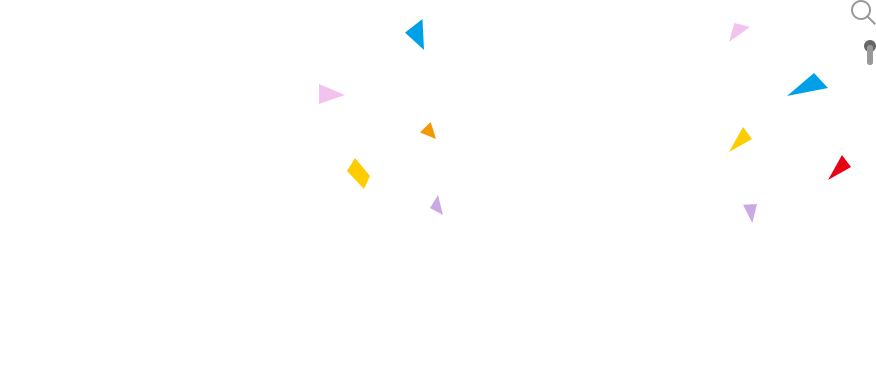
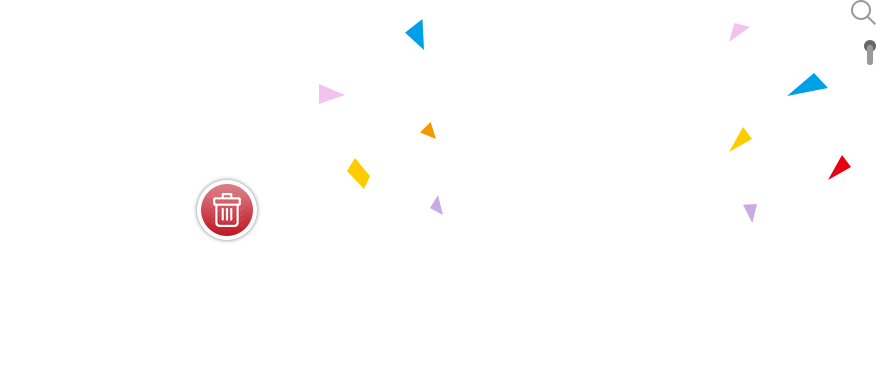
Layers edited between the first and the second 876px x 377px image:
added layer "减号" above "图层 0" over [193, 176, 261, 244]
